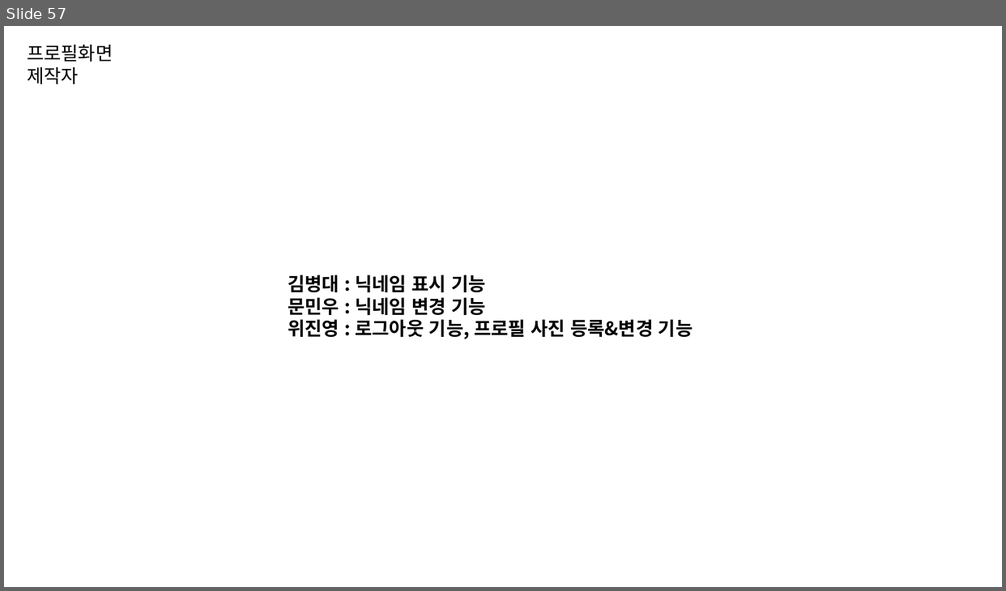
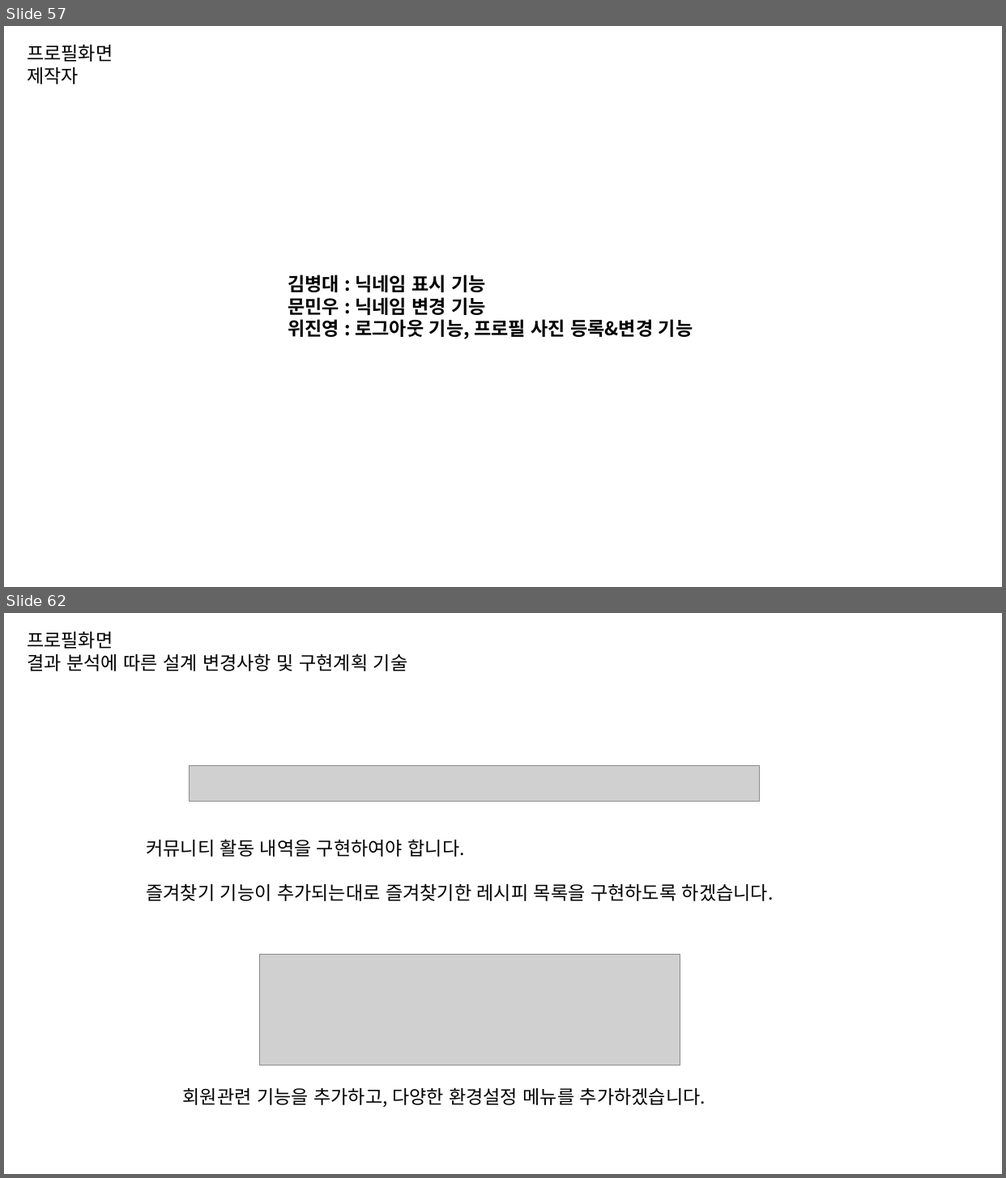
Before and after one commit to byungmeo/CockFit, a slide deck: Documents/4.제작보고서/제작보고서 자료.pptx. Shown one above the other, each under a label of ours: slide 57 before the commit, slides 57 and 62 after it; the slides between them are not shown. The pictures are 1006x591 and 1006x1178 pixels, drawn with LibreOffice and Linux fonts; fonts in the diff are those of the drawing; grey boxes stand for pictures. Boxes give left, top, right and bottom in pixels: in the first picture for what was removed or moved away, otherwise in the second. Text is boxed around its words. In the diff, an @@ line names an element or a change of style, - is before the commit and + after.

```diff
--- a/Documents/4.제작보고서/제작보고서 자료.pptx
+++ b/Documents/4.제작보고서/제작보고서 자료.pptx
@@ slide 62 added at (x1=4, y1=613, x2=1002, y2=1174), background #FFFFFF @@
@@ text added at (x1=27, y1=632, x2=408, y2=671), 18 pt, text #000000 @@
+프로필화면
+결과 분석에 따른 설계 변경사항 및 구현계획 기술
@@ picture added at (x1=189, y1=766, x2=760, y2=802) @@
@@ text added at (x1=146, y1=839, x2=774, y2=901), 18 pt, text #000000 @@
+커뮤니티 활동 내역을 구현하여야 합니다.
+즐겨찾기 기능이 추가되는대로 즐겨찾기한 레시피 목록을 구현하도록 하겠습니다.
@@ picture added at (x1=259, y1=954, x2=681, y2=1065) @@
@@ text added at (x1=183, y1=1088, x2=705, y2=1107), 18 pt, text #000000 @@
+회원관련 기능을 추가하고, 다양한 환경설정 메뉴를 추가하겠습니다.
```
Also in this commit, not shown: 2 slides changed, 2 other slides added, 1 other file.
